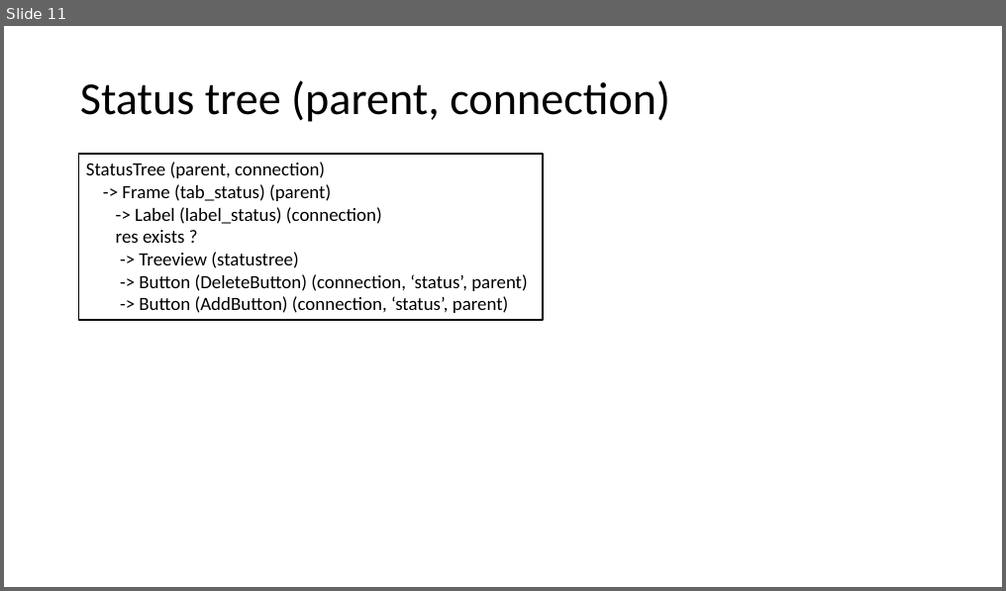
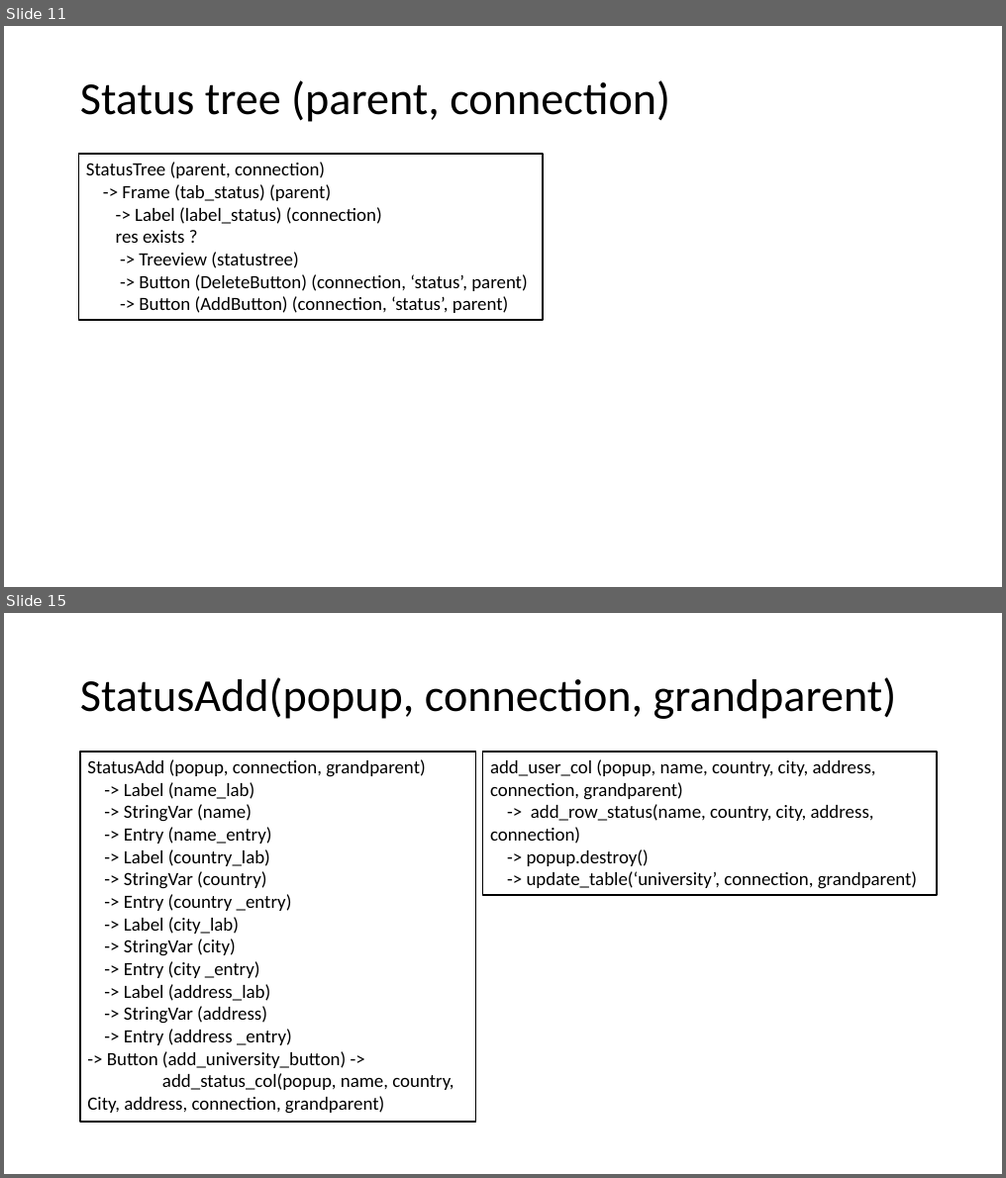
Before and after one commit to jcorain/CollaSci, a slide deck: GUI_schema.pptx. Shown one above the other, each under a label of ours: slide 11 before the commit, slides 11 and 15 after it; the slides between them are not shown. The pictures are 1006x591 and 1006x1178 pixels, drawn with LibreOffice and Linux fonts; fonts in the diff are those of the drawing. Boxes give left, top, right and bottom in pixels: in the first picture for what was removed or moved away, otherwise in the second. Text is boxed around its words. In the diff, an @@ line names an element or a change of style, - is before the commit and + after.

Commit message:
add university tab in user tab

```diff
--- a/GUI_schema.pptx
+++ b/GUI_schema.pptx
@@ slide 15 added at [4, 613, 1002, 1174], background #FFFFFF @@
@@ title added at [80, 677, 897, 719], 44 pt, text #000000 @@
+StatusAdd(popup, connection, grandparent)
@@ rectangle added at [80, 752, 476, 1122], outline #000000 1.5 pt, 18 pt, text #000000 @@
+StatusAdd (popup, connection, grandparent)
+-> Label (name_lab)
+-> StringVar (name)
+-> Entry (name_entry)
+-> Label (country_lab)
+-> StringVar (country)
+-> Entry (country _entry)
+-> Label (city_lab)
+-> StringVar (city)
+-> Entry (city _entry)
+-> Label (address_lab)
+-> StringVar (address)
+-> Entry (address _entry)
+-> Button (add_university_button) ->
+add_status_col(popup, name, country,
+City, address, connection, grandparent)
@@ rectangle added at [483, 752, 937, 895], outline #000000 1.5 pt, 18 pt, text #000000 @@
+add_user_col (popup, name, country, city, address,
+connection, grandparent)
+-> add_row_status(name, country, city, address,
+connection)
+-> popup.destroy()
+-> update_table(‘university’, connection, grandparent)
```
Also in this commit, not shown: 2 slides changed, 2 other slides added, 3 other files.
